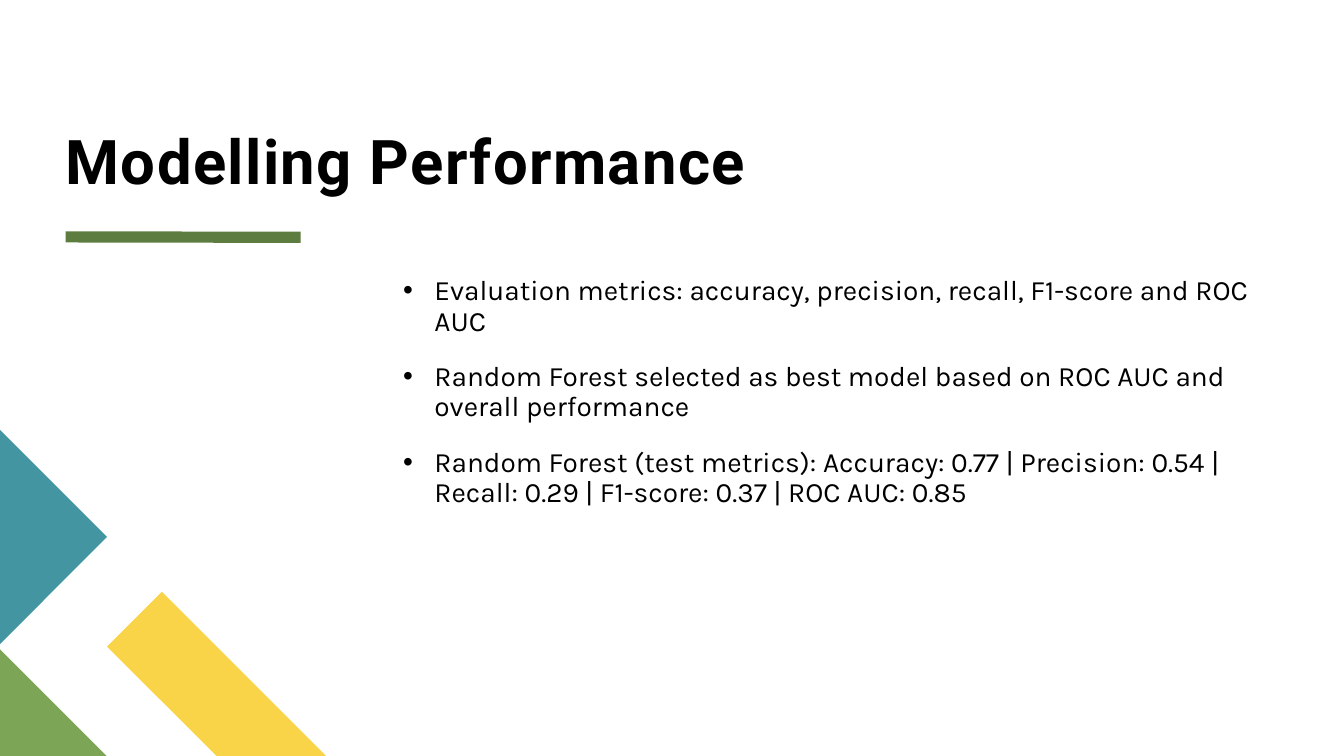
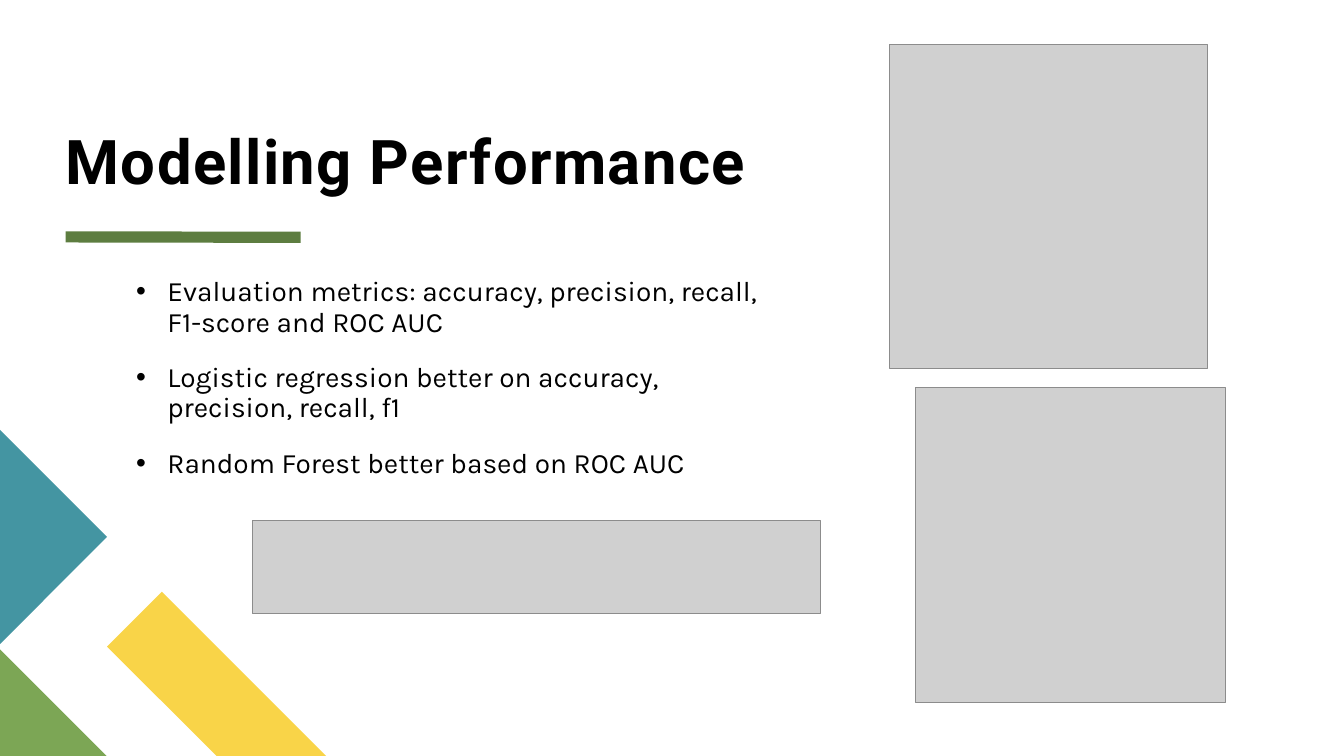
Before and after one commit to ADP777/Workplace-Project, a slide deck: slide 12 of CapStone Individual Project - A du Plooy.pptx (slide 11 before the commit). Drawn at 1344x756 pixels with LibreOffice and Linux fonts; fonts in the diff are those of the drawing; grey boxes stand for pictures. Boxes give left, top, right and bottom in pixels: in the first picture for what was removed or moved away, otherwise in the second. Text is boxed around its words. In the diff, an @@ line names an element or a change of style, - is before the commit and + after.

```diff
--- a/CapStone Individual Project - A du Plooy.pptx
+++ b/CapStone Individual Project - A du Plooy.pptx
@@ picture added at [890, 44, 1209, 368] @@
@@ text "Evaluation metrics: accuracy, precision, recall, ...": place and size @@
-text "Evaluation metrics: accuracy, precision, recall, ..." at [434, 280, 1247, 503]
+text "Evaluation metrics: accuracy, precision, recall, ..." at [167, 281, 757, 474]
@@ text at [167, 367, 685, 474]: text changed @@
-• Random Forest selected as best model based on ROC AUC and overall performance
-• Random Forest (test metrics): Accuracy: 0.77 | Precision: 0.54 | Recall: 0.29 | F1-score: 0.37 | ROC AUC: 0.85
+• Logistic regression better on accuracy, precision, recall, f1
+• Random Forest better based on ROC AUC
@@ picture added at [915, 388, 1225, 704] @@
@@ picture added at [252, 520, 821, 614] @@
```
Also in this commit, not shown: 11 other slides changed, 1 slide added, 2 other files.
